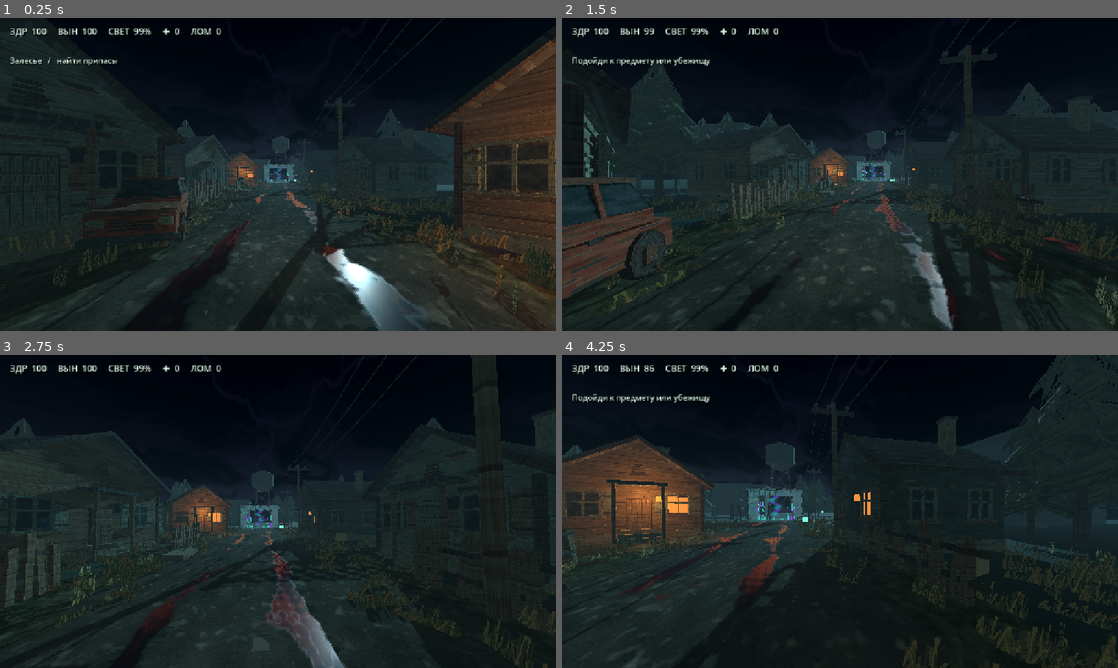
Above: before the commit, frames 1-4 (two rows, left to right).
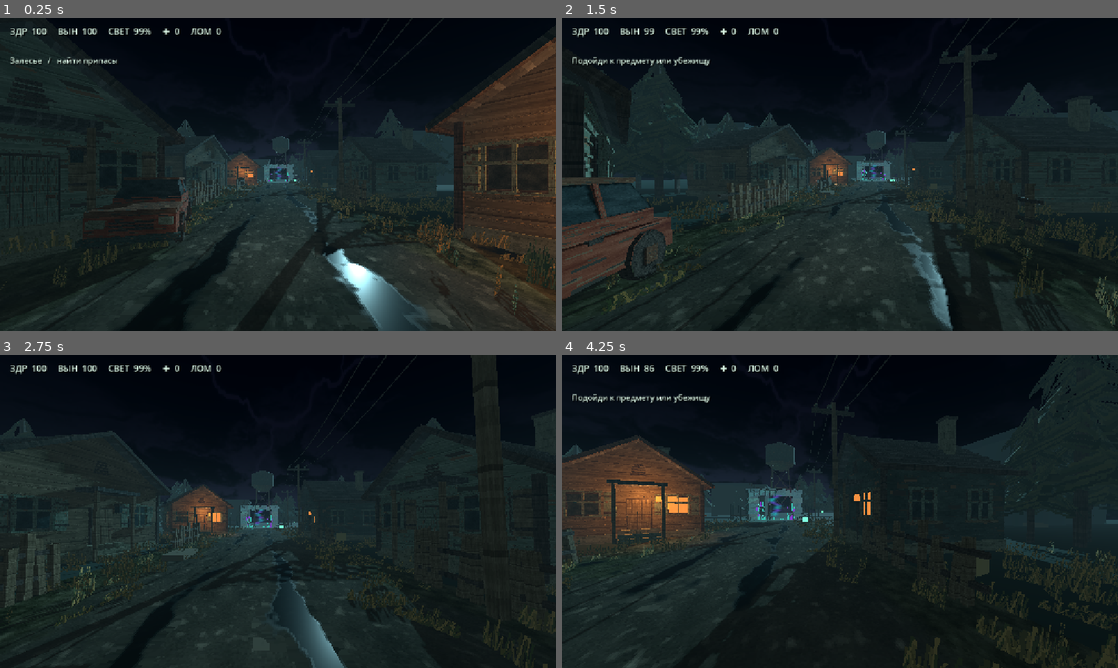
Above: after the commit, the same moments.

Repository: danilaextrem-afk/-
Game: Godot game, scene res://scenes/main.tscn
Two runs of this game, one before a commit and one after it. Both use one fixed random seed, a clock stepped at 60 frames per second and the inputs below.
Inputs (mouse positions are in pixels of both pictures, inside the frame that each line leads up to):
- Up to frame 1 (0.25 s): no input
- Up to frame 2 (1.5 s): tap Enter at 0.5 s; move the mouse to (867, 174) at 0.52 s; hold W (move_forward) from 0.53 s (still down); tap E (interact) at 0.6 s; click (867, 174) at 0.67 s; move the mouse to (812, 174) at 1.27 s; tap Shift (sprint) at 1.35 s
- Up to frame 3 (2.75 s): keep holding W (move_forward); move the mouse to (289, 505) at 2.02 s; tap F (toggle_flashlight) at 2.1 s
- Up to frame 4 (4.25 s): keep holding W (move_forward); move the mouse to (834, 517) at 2.77 s; tap E (interact) at 2.85 s; click (834, 517) at 2.92 s; move the mouse to (878, 514) at 3.52 s; hold Shift (sprint) from 3.53 s (still down)

The runs differ from the first frame. In frame 1, 0.7% of the frame differs, in the area x 37-91%, y 52-91%; in frame 2, 0.7%; in frame 3, 1.5%, in the area x 25-81%, y 55-100%; in frame 4, 0.7%.

Commit message:
art(zona): tone down excessive orange road reflections and keep damp asphalt legible

Diff:
--- a/razlom-zona/assets/village/road.gdshader
+++ b/razlom-zona/assets/village/road.gdshader
@@ -16,7 +16,8 @@
     vec2 sky_uv = vec2(atan(reflected.z,reflected.x)/(2.0*PI)+0.5,0.5-asin(clamp(reflected.y,-1.0,1.0))/PI);
     float fresnel = pow(1.0-clamp(-eye.y,0.0,1.0),3.0);
     ALBEDO = soil.rgb*(1.0-.52*wet);
-    EMISSION = texture(sky_map,sky_uv).rgb*wet*(.12+.63*fresnel);
+    float cloud_signal = dot(texture(sky_map,sky_uv).rgb, vec3(0.2126, 0.7152, 0.0722));
+    EMISSION = vec3(.032,.069,.077)*cloud_signal*wet*(.12+.36*fresnel);
     ROUGHNESS = mix(.94,.26,wet);
     SPECULAR = mix(.14,.52,wet);
 }
